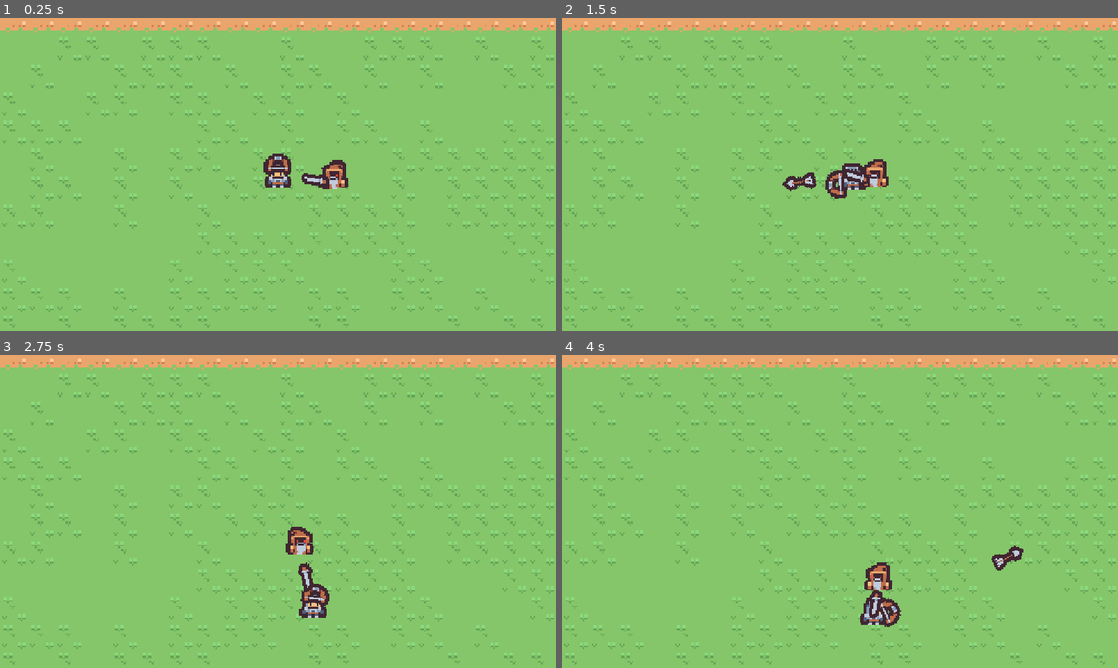
Above: before the commit, frames 1-4 (two rows, left to right).
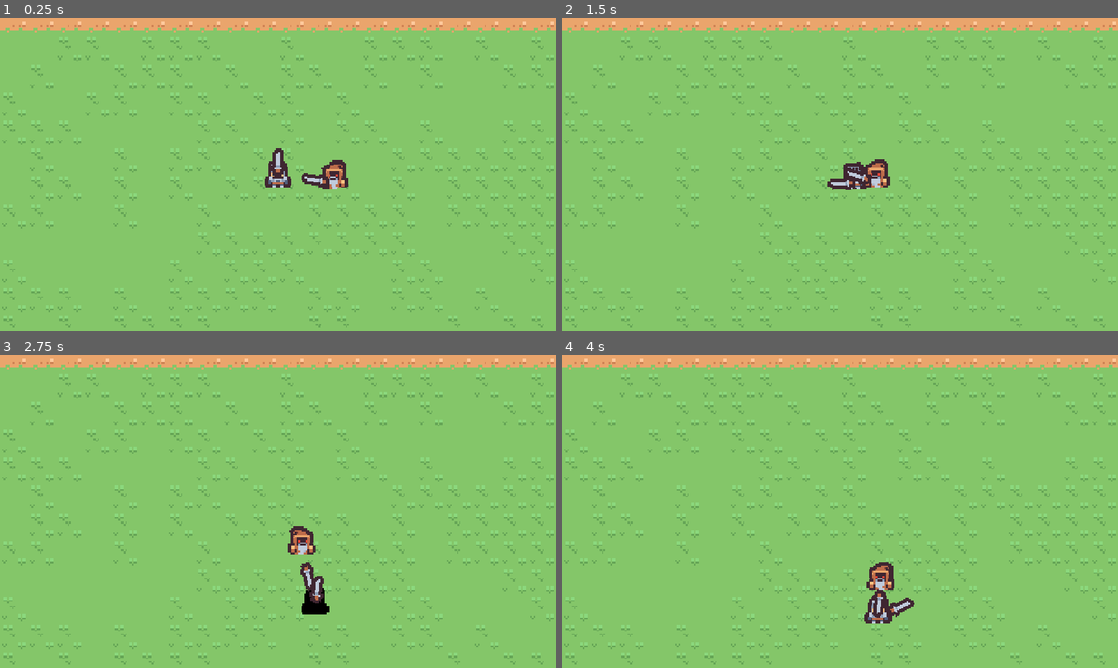
Above: after the commit, the same moments.

Repository: myles-rockland/action-rpg
Game: Godot game, scene res://Scenes/overworld.tscn
Same seed, same stepped clock (60 frames per second), same inputs: the game is played once before the commit and once after it.
Inputs (mouse positions are in pixels of both pictures, inside the frame that each line leads up to):
- Up to frame 1 (0.25 s): no input
- Up to frame 2 (1.5 s): move the mouse to (962, 158) at 0.52 s; hold D (move_right) 0.53-1.28 s; right-click (962, 158) at 0.6 s; move the mouse to (728, 190) at 1.27 s; hold S (move_down) from 1.28 s (still down); click (728, 190) at 1.35 s
- Up to frame 3 (2.75 s): right-click (166, 527) at 1.55 s; move the mouse to (333, 442) at 2.02 s; release S (move_down) at 2.03 s; hold D (move_right) from 2.03 s (still down); right-click (333, 442) at 2.1 s
- Up to frame 4 (4 s): move the mouse to (812, 574) at 2.77 s; release D (move_right) at 2.78 s; hold W (move_up) 2.78-3.53 s; right-click (812, 574) at 2.85 s; move the mouse to (1006, 558) at 3.52 s; hold A (move_left) from 3.53 s (still down); click (1006, 558) at 3.6 s; right-click (1006, 558) at 3.8 s

The runs differ from the first frame. In frame 1, 0.2% of the frame differs, in the area x 47-53%, y 41-51%; in frame 2, 0.7%; in frame 3, 0.8%; in frame 4, 1.0%, in the area x 53-83%, y 60-87%.

Commit message:
Setup player shield ability

Diff:
--- /dev/null
+++ b/Scenes/Weapons/shield.tscn
@@ -0,0 +1,11 @@
+[gd_scene format=3 uid="uid://d02c388ubbsvv"]
+
+[ext_resource type="Script" uid="uid://drb35rv28ubw" path="res://Scripts/Weapons/shield.gd" id="1_jxbso"]
+[ext_resource type="Texture2D" uid="uid://bo7ugi0xnp2op" path="res://Sprites/Items/Item_Shield.tres" id="2_mnsdq"]
+
+[node name="Shield" type="Node2D" unique_id=555129268]
+script = ExtResource("1_jxbso")
+
+[node name="Sprite2D" type="Sprite2D" parent="." unique_id=715917916]
+position = Vector2(9, 0)
+texture = ExtResource("2_mnsdq")
--- a/Scenes/overworld.tscn
+++ b/Scenes/overworld.tscn
@@ -8,7 +8,7 @@
 [ext_resource type="Texture2D" uid="uid://dagt18rdsjnc2" path="res://Sprites/Characters/Character_EvilWizard.tres" id="5_4qj6l"]
 [ext_resource type="Script" uid="uid://djmtsjgl4mhcu" path="res://Scripts/Character/enemy.gd" id="5_rmeny"]
 [ext_resource type="PackedScene" uid="uid://bbf0dy2s8crt8" path="res://Scenes/Weapons/weapon_sword.tscn" id="6_auytq"]
-[ext_resource type="PackedScene" uid="uid://bexch8dd0hhab" path="res://Scenes/Weapons/weapon_bow.tscn" id="6_c0h7r"]
+[ext_resource type="PackedScene" uid="uid://d02c388ubbsvv" path="res://Scenes/Weapons/shield.tscn" id="7_v1c68"]
 [ext_resource type="Script" uid="uid://cxo0q1ghd75ov" path="res://Scripts/Character/enemy_weapons.gd" id="9_auytq"]
 
 [sub_resource type="CapsuleShape2D" id="CapsuleShape2D_gvo7x"]
@@ -28,9 +28,10 @@
 [node name="Camera2D" type="Camera2D" parent="." unique_id=1726884056]
 zoom = Vector2(4, 4)
 
-[node name="Player" type="CharacterBody2D" parent="." unique_id=845580365]
+[node name="Player" type="CharacterBody2D" parent="." unique_id=845580365 node_paths=PackedStringArray("weapons")]
 script = ExtResource("2_i8gr5")
 move_speed = 50.0
+weapons = NodePath("PlayerWeapons")
 
 [node name="Sprite2D" type="Sprite2D" parent="Player" unique_id=1921515096 node_paths=PackedStringArray("character")]
 position = Vector2(0, 7)
@@ -45,13 +46,15 @@
 [node name="PlayerWeapons" type="Node2D" parent="Player" unique_id=1356456564]
 position = Vector2(0, 4)
 script = ExtResource("5_2ngsa")
-weapon_to_equip = ExtResource("6_c0h7r")
+weapon_to_equip = ExtResource("6_auytq")
+shield_to_equip = ExtResource("7_v1c68")
 
-[node name="Enemy" type="CharacterBody2D" parent="." unique_id=1706743145 node_paths=PackedStringArray("target")]
+[node name="Enemy" type="CharacterBody2D" parent="." unique_id=1706743145 node_paths=PackedStringArray("target", "weapons")]
 position = Vector2(37, 0)
 script = ExtResource("5_rmeny")
 target = NodePath("../Player")
 stop_distance = 20.0
+weapons = NodePath("EnemyWeapons")
 
 [node name="Sprite2D" type="Sprite2D" parent="Enemy" unique_id=321058715 node_paths=PackedStringArray("character")]
 texture = ExtResource("5_4qj6l")
--- a/Scripts/Character/character.gd
+++ b/Scripts/Character/character.gd
@@ -10,6 +10,8 @@
 @export var move_speed : float = 20
 @export var force_drag : float = 5
 @export var weight : float = 1.0
+
+@export var weapons : CharacterWeapons
 
 var move_input : Vector2
 var look_direction : Vector2
@@ -26,6 +28,9 @@
 	move_and_slide()
 
 func take_damage(damage : int, force : Vector2):
+	if weapons.try_block_direction(force.normalized()):
+		return
+
 	current_hp -= damage
 	add_force(force)
 
--- a/Scripts/Character/player_weapons.gd
+++ b/Scripts/Character/player_weapons.gd
@@ -2,11 +2,19 @@
 extends CharacterWeapons
 
 func _process(delta : float):
-	var mouse_pos = get_global_mouse_position()
-	var mouse_dir = global_position.direction_to(mouse_pos)
+	var mouse_position = get_global_mouse_position()
+	var mouse_direction = global_position.direction_to(mouse_position)
 
 	if current_weapon:
-		current_weapon.set_aim_direction(mouse_dir)
+		current_weapon.set_aim_direction(mouse_direction)
 
 		if Input.is_action_just_pressed("attack"):
 			current_weapon._try_use()
+
+	if current_shield:
+		current_shield.set_aim_direction(mouse_direction)
+
+	if Input.is_action_just_pressed("block"):
+		toggle_shield(true)
+	elif Input.is_action_just_released("block"):
+		toggle_shield(false)
--- /dev/null
+++ b/Scripts/Weapons/shield.gd
@@ -0,0 +1,8 @@
+class_name Shield
+extends EquipItem
+
+@onready var sprite : Sprite2D = $Sprite2D
+
+func _process(delta : float):
+	super._process(delta)
+	sprite.global_rotation = 0
--- a/Sprites/Characters/character_weapons.gd
+++ b/Sprites/Characters/character_weapons.gd
@@ -2,14 +2,20 @@
 extends Node2D
 
 @export var weapon_to_equip : PackedScene
+@export var shield_to_equip : PackedScene
 
 var current_weapon : Weapon
+var current_shield : Shield
+var has_shield_out : bool
 
 @onready var character : Character = $".."
 
 func _ready():
 	if weapon_to_equip:
 		equip_weapon(weapon_to_equip)
+
+	if shield_to_equip:
+		equip_shield(shield_to_equip)
 
 func equip_weapon(weapon_scene : PackedScene):
 	if current_weapon:
@@ -28,3 +34,45 @@
 
 	current_weapon._unequip()
 	current_weapon.queue_free()
+
+func equip_shield(shield_scene : PackedScene):
+	if current_shield:
+		unequip_shield()
+
+	current_shield = shield_scene.instantiate()
+	add_child(current_shield)
+	current_shield.global_position = global_position
+
+	current_shield.owner_character = character
+	current_shield._equip()
+
+	current_shield.visible = false
+
+func unequip_shield():
+	if not current_shield:
+		return
+
+	current_shield._unequip()
+	current_shield.queue_free()
+
+func toggle_shield(toggle : bool):
+	has_shield_out = toggle
+
+	if current_weapon:
+		current_weapon.visible = !toggle
+		current_weapon.can_use = !toggle
+
+	if current_shield:
+		current_shield.visible = toggle
+
+func try_block_direction(direction : Vector2) -> bool:
+	if not current_shield:
+		return false
+
+	if not has_shield_out:
+		return false
+
+	var dot : float = current_shield.transform.x.dot(direction)
+	var do_block : bool = dot < -0.9
+
+	return do_block
Not shown, added: Scripts/Weapons/shield.gd.uid
